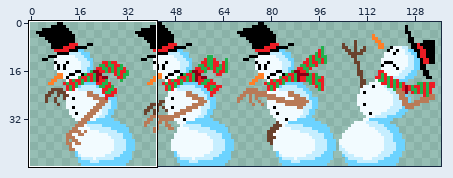
Two states of a sprite sheet, assets/sprites/snowmen/evilSnowmanFrames.png. The first picture is a wide view before the edit; the outline marks the close-up.
Close-up. As it was:
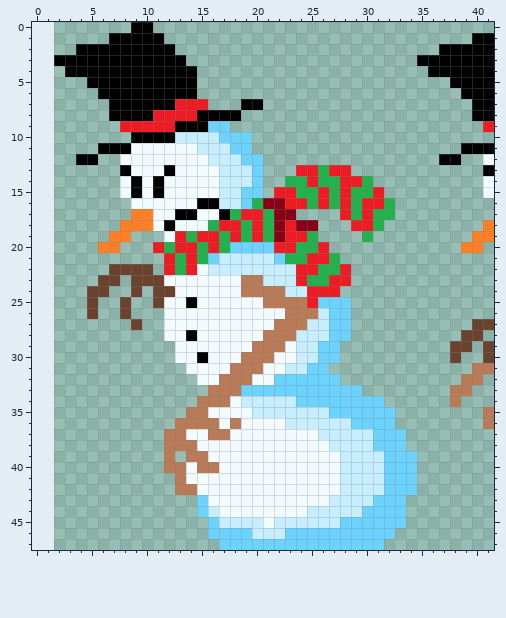
The file is 133x48 pixels. Shown: x 0..41, y 0..47. The old version is drawn lined up with the new one, on the new canvas. The commit also changed other parts of the picture, which this record leaves out.
Now the later version:
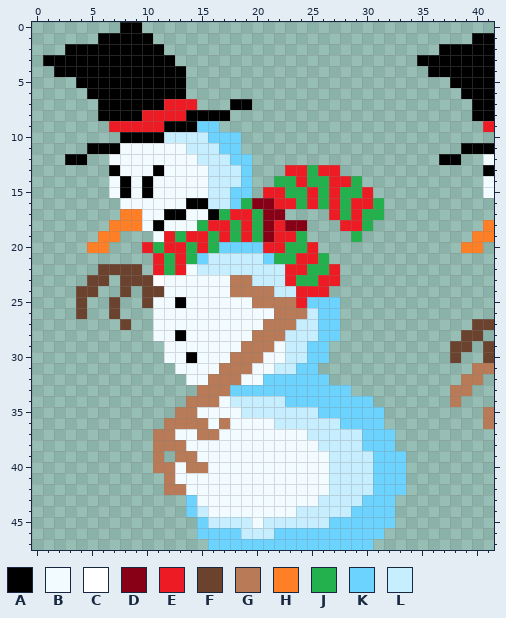
Palette (. is transparent): A #000000  B #f2fbff  C #ffffff  D #880015  E #ed1c24  F #6a422d  G #b97a57  H #ff7f27  J #22b14c  K #6cd3ff  L #c6eeff
Difference:
canvas 133x48 -> 137x48, the old top-left corner now at 2,0
y 0: x 8 . -> A; x 10 A -> .
y 1: x 6 . -> A; x 11 A -> .
y 2: x 3 . -> A; x 12 A -> .
y 3: x 1 . -> A; x 13 A -> .
y 4: x 2 . -> A; x 14 A -> .
y 5: x 4 . -> A; x 14 A -> .
y 6: x 5 . -> A; x 14 A -> .
y 7: x 6 . -> A; x 12 A -> E; x 15 E -> .; x 18 . -> A; x 20 A -> .
y 8: x 6 . -> A; x 10 A -> E; x 14 E -> A; x 18 A -> .
y 9: x 7 . -> E; x 12 E -> A; x 15 A -> K; x 17 K -> .
y 10: x 8 . -> A; x 12 A -> L; x 16 L -> K; x 19 K -> .
y 11: x 5 . -> A; x 8 A -> B; x 14 B -> L; x 17 L -> K; x 19 K -> .
y 12: x 3 . -> A; x 5 A -> .; x 7 . -> B; x 15 B -> L; x 18 L -> K; x 20 K -> .
y 13: x 7..8 .A -> AB; x 11..12 BA -> AB; x 16 B -> L; x 19..20 LK -> K.; x 23 . -> E; x 25..26 EJ -> JE; x 28 E -> .
y 14: x 7..11 .BABA -> BABAB; x 16 B -> L; x 19..20 LK -> K.; x 22 . -> J; x 24..25 JE -> EJ; x 27 J -> E; x 29..30 EJ -> J.
y 15: x 7..11 .BABA -> BABAB; x 16 B -> L; x 18 L -> K; x 20..21 K. -> .E; x 23 E -> J; x 25..28 JEJE -> EJEJ; x 30..31 JE -> E.
y 16: x 8 . -> B; x 14 B -> A; x 16 A -> L; x 18..20 LKJ -> KJD; x 22 D -> E; x 24..29 EJEJEJ -> JEJEJE; x 31..32 EJ -> J.
y 17: x 8 . -> H; x 10 H -> B; x 12 B -> A; x 14 A -> B; x 16..18 BAJ -> AJE; x 20..21 EJ -> JD; x 23 D -> .; x 27..30 .EJE -> EJEJ; x 32 J -> .
y 18: x 7 . -> H; x 10..12 HBA -> BAB; x 15..16 BJ -> JE; x 18..23 EJEJDE -> JEJDED; x 25 D -> .; x 28 . -> E; x 30..31 EJ -> J.
y 19: x 6 . -> H; x 8 H -> .; x 11..14 .BEJ -> BEJE; x 16..22 EJEJEJD -> JEJEJDE; x 24..25 EJ -> J.; x 29..30 .J -> J.
y 20: x 5 . -> H; x 7 H -> .; x 10..12 .EJ -> EJE; x 14..17 EJEJ -> JEJK; x 21 K -> E; x 23 E -> J; x 25..26 JE -> E.
y 21: x 11..16 .EJEJK -> EJEJKL; x 21..22 LK -> KJ; x 24 J -> E; x 26..27 EJ -> J.
y 22: x 6 . -> F; x 10..15 F.EJEB -> .EJEBL; x 23 L -> E; x 25 E -> J; x 27..28 JE -> E.
y 23: x 5 . -> F; x 7..8 F. -> .F; x 11..12 FC -> CB; x 18 B -> G; x 20 G -> L; x 23..24 LE -> EJ; x 26 J -> E; x 28 E -> .
y 24: x 4 . -> F; x 6 F -> .; x 8..10 .F. -> F.F; x 12 F -> B; x 18 B -> G; x 22 G -> L; x 24 L -> E; x 27 E -> .
y 25: x 4..5 .F -> F.; x 7..8 .F -> F.; x 10..11 .F -> FB; x 13..14 BA -> AB; x 20 B -> G; x 24..25 GE -> EK; x 28 K -> .
y 26: x 4..5 .F -> F.; x 7..8 .F -> F.; x 11 . -> B; x 22 B -> G; x 25..26 GL -> LK; x 28 K -> .
y 27: x 8..9 .F -> F.; x 11 . -> B; x 21 B -> G; x 24 G -> L; x 26 L -> K; x 28 K -> .
y 28: x 11 . -> B; x 13..14 BA -> AB; x 20 B -> G; x 23 G -> L; x 26 L -> K; x 28 K -> .
y 29: x 12 . -> B; x 19 B -> G; x 22..23 GB -> BL; x 25 L -> K; x 27 K -> .
y 30: x 12 . -> B; x 14..15 BA -> AB; x 18 B -> G; x 21 G -> B; x 23 B -> L; x 25 L -> K; x 27 K -> .
y 31: x 13 . -> B; x 17 B -> G; x 20 G -> B; x 22 B -> L; x 24 L -> K; x 26 K -> .
y 32: x 14 . -> B; x 16 B -> G; x 19 G -> B; x 21 B -> K; x 27 K -> .
y 33: x 15 . -> G; x 18 G -> K; x 29 K -> .
y 34: x 14 . -> G; x 17..18 GB -> BL; x 23 L -> K; x 31 K -> .
y 35: x 13 . -> G; x 15 G -> B; x 19 B -> L; x 26 L -> K; x 32 K -> .
y 36: x 12 . -> G; x 16..18 GBG -> BGB; x 22 B -> L; x 28 L -> K; x 32 K -> .
y 37: x 11 . -> G; x 13 G -> B; x 15 B -> G; x 17 G -> B; x 25 B -> L; x 30 L -> K; x 33 K -> .
y 38: x 11 . -> G; x 14 G -> B; x 26 B -> L; x 30 L -> K; x 33 K -> .
y 39: x 11..13 .G. -> G.G; x 15 G -> B; x 27 B -> L; x 31 L -> K; x 34 K -> .
y 40: x 11 . -> G; x 13..14 GB -> BG; x 16 G -> B; x 27 B -> L; x 31 L -> K; x 34 K -> .
y 41: x 12..13 .G -> GB; x 27 B -> L; x 31 L -> K; x 34 K -> .
y 42: x 12 . -> G; x 14 G -> B; x 27 B -> L; x 31 L -> K; x 34 K -> .
y 43: x 14..15 .K -> KB; x 26 B -> L; x 30 L -> K; x 33 K -> .
y 44: x 14..16 .KL -> KLB; x 24 B -> L; x 29 L -> K; x 33 K -> .
y 45: x 15..16 .K -> KL; x 20..21 LB -> BL; x 27 L -> K; x 33 K -> .
y 46: x 15 . -> K; x 19 K -> L; x 22 L -> K; x 32 K -> .
y 47: x 16 . -> K; x 31 K -> .
Changed places in both close-ups, as pixel boxes (x1, y1, x2, y2):
changed: (43, 22, 417, 550)
